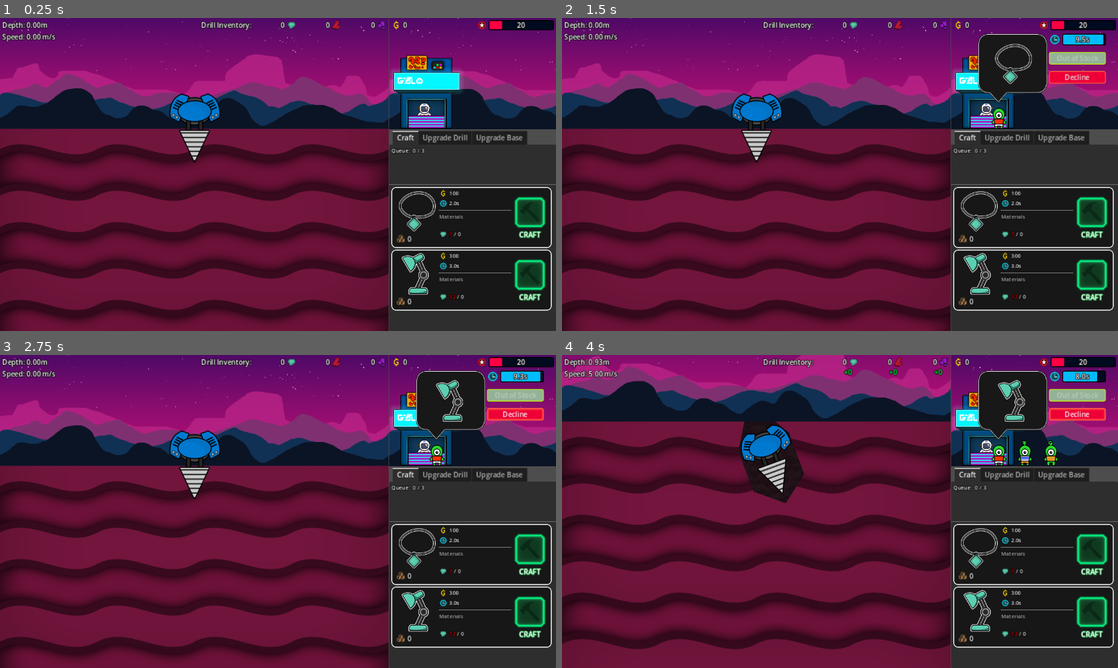
Above: before the commit, frames 1-4 (two rows, left to right).
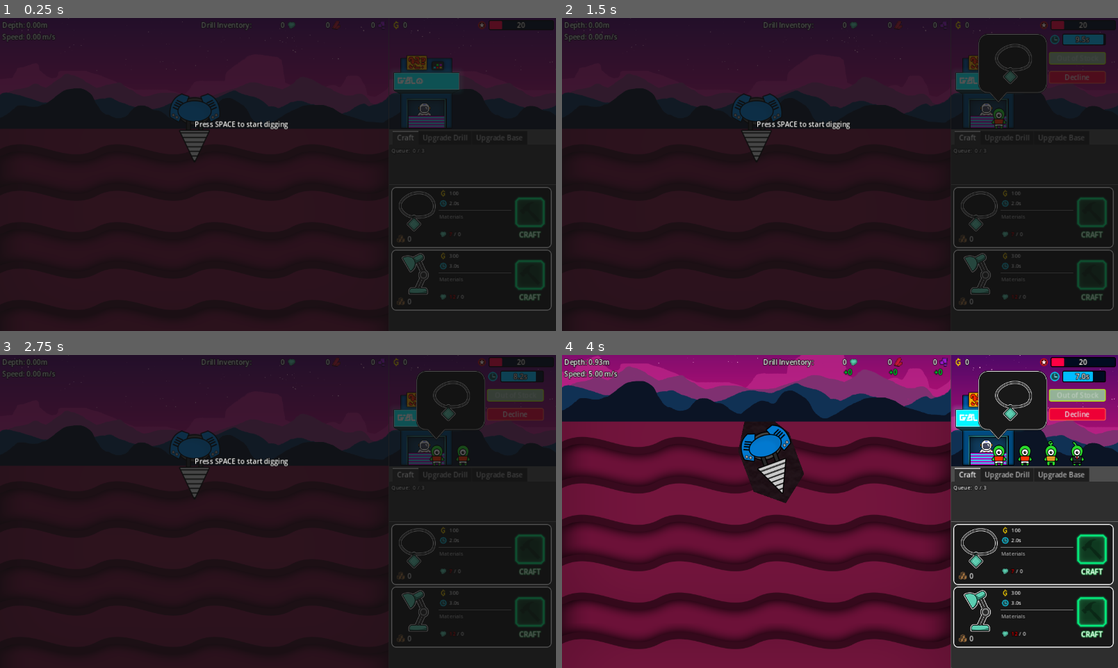
Above: after the commit, the same moments.

Repository: aNotSoCleverName/mechanicore
Game: Godot game, scene res://Main.tscn
Two runs of this game, one before a commit and one after it. Both use one fixed random seed, a clock stepped at 60 frames per second and the inputs below.
Inputs:
- Up to frame 1 (0.25 s): no input
- Up to frame 2 (1.5 s): click "Continue" at 0.5 s; click "Continue" at 1.25 s
- Up to frame 3 (2.75 s): click "Decline" at 2 s
- Up to frame 4 (4 s): tap Enter (ui_accept) at 2.75, 3.77, 3.8 s; hold Right (ui_right) 2.78-3.53 s; hold Enter (ui_accept) 2.78-3.53 s; hold Down (ui_down) from 3.53 s (still down); tap R at 3.6 s

The runs differ from the first frame. In frame 1, 77% of the frame differs, in the area x 0-100%, y 0-100%; in frame 2, 75%; in frame 3, 75%; in frame 4, 0.7%.

Commit message:
Added tutorial to start digging

Diff:
--- /dev/null
+++ b/Global Script/Signal Bus - Tutorial.gd
@@ -0,0 +1,13 @@
+extends Node
+
+var hasStartedDigging: bool;
+var hasChangedDirection: bool;
+var hasDocked: bool;
+var hasCrafted: bool;
+var hasMadeOrder: bool;
+var isShowReputation: bool;
+
+@warning_ignore("unused_signal")
+signal show_tutorial(inPos: Vector2, inSize: Vector2, inText: String, inDelaySec: float);
+@warning_ignore("unused_signal")
+signal hide_tutorial();
--- /dev/null
+++ b/Global Script/Utility Node.gd
@@ -0,0 +1,11 @@
+extends Node
+
+#func GetNodeScreenPos(inNode: CanvasItem) -> Vector2:
+	#var subviewport: SubViewport = inNode.get_viewport();
+	#subviewport.global_canvas_transform
+
+func IsNodeFullyVisibleOnScreen(inNode: CanvasItem):
+	return (
+		#inNode.global_position;
+		inNode.get_global_transform_with_canvas()
+	)
--- a/Main.gd
+++ b/Main.gd
@@ -1,4 +1,6 @@
 extends Control
+
+@onready var _drill: Drill = self.find_child("Drill", true);
 
 func _on_tree_entered():
 	SignalBus_Base.game_over.connect(
@@ -6,3 +8,23 @@
 			var gameOver: Control = preload("res://Game Over.tscn").instantiate();
 			self.add_child(gameOver);
 	)
+
+func _ready():
+	SignalBus_Tutorial.show_tutorial.emit(
+		self._drill.position,
+		Vector2.ZERO,
+		"Press SPACE to start digging",
+		0.1
+	);
+
+func _input(event: InputEvent):
+	if !(event is InputEventKey):
+		return;
+
+	if !(SignalBus_Tutorial.hasStartedDigging):
+		if !(event.is_action_released("ui_accept")):
+			return;
+
+		SignalBus_Tutorial.hasStartedDigging = true;
+		SignalBus_Tutorial.hide_tutorial.emit();
+		return;
--- a/Main.tscn
+++ b/Main.tscn
@@ -1,10 +1,12 @@
-[gd_scene load_steps=8 format=3 uid="uid://kf4x8f2aj1c7"]
+[gd_scene load_steps=12 format=3 uid="uid://kf4x8f2aj1c7"]
 
 [ext_resource type="Script" path="res://Main.gd" id="1_r3yx1"]
 [ext_resource type="PackedScene" uid="uid://dij236dtc6ebs" path="res://Game.tscn" id="2_dtcds"]
 [ext_resource type="Script" path="res://Pause Screen.gd" id="2_emyiw"]
 [ext_resource type="StyleBox" uid="uid://kom6gkjk8s2e" path="res://Global Style/Button Style - Blue.tres" id="3_l7pgt"]
 [ext_resource type="LabelSettings" uid="uid://ij0ls7r7u6aq" path="res://Global Style/Label Style - Outline Size16.tres" id="3_s1mpv"]
+[ext_resource type="Shader" path="res://Tutorial Screen.gdshader" id="6_m1cvv"]
+[ext_resource type="Script" path="res://Tutorial Screen.gd" id="7_3w5jr"]
 
 [sub_resource type="StyleBoxFlat" id="StyleBoxFlat_a8tan"]
 bg_color = Color(0, 0, 0, 0.898039)
@@ -13,6 +15,14 @@
 font_size = 106
 outline_size = 35
 outline_color = Color(0, 0, 0, 1)
+
+[sub_resource type="ShaderMaterial" id="ShaderMaterial_qy17a"]
+shader = ExtResource("6_m1cvv")
+shader_parameter/spotlightedRectPos = Vector2(0, 0)
+shader_parameter/spotlightedRectSize = Vector2(50, 50)
+
+[sub_resource type="StyleBoxFlat" id="StyleBoxFlat_nkyrp"]
+bg_color = Color(0.0705882, 0.0705882, 0.0705882, 0.72549)
 
 [node name="Main" type="Control"]
 layout_mode = 3
@@ -74,5 +84,26 @@
 grow_horizontal = 1
 grow_vertical = 1
 
+[node name="Tutorial Screen" type="Panel" parent="."]
+process_mode = 3
+material = SubResource("ShaderMaterial_qy17a")
+layout_mode = 0
+offset_right = 1280.0
+offset_bottom = 720.0
+theme_override_styles/panel = SubResource("StyleBoxFlat_nkyrp")
+script = ExtResource("7_3w5jr")
+
+[node name="Text" type="RichTextLabel" parent="Tutorial Screen"]
+layout_mode = 2
+offset_right = 470.0
+offset_bottom = 23.0
+theme_override_colors/selection_color = Color(0, 0, 0, 1)
+theme_override_constants/outline_size = 5
+bbcode_enabled = true
+text = "test"
+fit_content = true
+
+[node name="Delay Timer" type="Timer" parent="Tutorial Screen"]
+
 [connection signal="tree_entered" from="." to="." method="_on_tree_entered"]
 [connection signal="pressed" from="Pause Screen/VBoxContainer/Continue Button" to="Pause Screen" method="_on_continue_button_pressed"]
--- a/Pause Screen.gd
+++ b/Pause Screen.gd
@@ -1,6 +1,7 @@
 extends PanelContainer
 
 var _isGameOver: bool = false;
+var _isShowingTutorial: bool = false;
 var _isPaused: bool = false;
 
 func _TogglePause():
@@ -20,6 +21,15 @@
 			self._isGameOver = true;
 	)
 
+	SignalBus_Tutorial.show_tutorial.connect(
+		func (_inPos: Vector2, _inSize: Vector2, _inText: String, _inDelaySec: float):
+			self._isShowingTutorial = true;
+	)
+	SignalBus_Tutorial.hide_tutorial.connect(
+		func ():
+			self._isShowingTutorial = false;
+	)
+
 func _input(event: InputEvent):
 	if !(event is InputEventKey):
 		return;
@@ -27,7 +37,7 @@
 	if (event.is_pressed()):
 		return;
 
-	if (self._isGameOver):
+	if (self._isGameOver || self._isShowingTutorial):
 		return;
 
 	var key: Key = (event as InputEventKey).keycode;
--- /dev/null
+++ b/Tutorial Screen.gd
@@ -0,0 +1,115 @@
+extends Panel
+class_name Tutorial
+
+const SPOTLIGHT_POS_KEY: String = "spotlightedRectPos";
+const SPOTLIGHT_SIZE_KEY: String = "spotlightedRectSize";
+
+@onready var _textNode: RichTextLabel = $Text;
+@onready var _delayTimer: Timer = $"Delay Timer";
+
+var _spotLightRect: Rect2;
+
+func _ready():
+	var shaderMaterial: ShaderMaterial = self.material;
+
+	SignalBus_Tutorial.show_tutorial.connect(
+		func (inPos: Vector2, inSize: Vector2, inText: String, inDelaySec):
+			self._spotLightRect = Rect2(inPos, inSize);
+			self._textNode.text = inText;
+
+			self._delayTimer.wait_time = inDelaySec;
+			self._delayTimer.start();
+	)
+
+	self._delayTimer.timeout.connect(
+		func ():
+			self._delayTimer.stop();
+
+			self.visible = true;
+			#self.get_tree().paused = true;
+
+			shaderMaterial.set_shader_parameter(SPOTLIGHT_POS_KEY, self._spotLightRect.position);
+			shaderMaterial.set_shader_parameter(SPOTLIGHT_SIZE_KEY, self._spotLightRect.size);
+
+			self._DetermineBestPositionForText(self._spotLightRect);
+	)
+
+	SignalBus_Tutorial.hide_tutorial.connect(
+		func ():
+			self.visible = false;
+			#self.get_tree().paused = false;
+	)
+
+#region Determine best position for text node
+enum ETextPosRelativeToSpotlight { up, right, down, left }
+func _DetermineBestPositionForText(inSpotlight: Rect2):
+	# Key = enum, value = area
+	var positionAndArea: Dictionary = { }
+
+	# Check visible size in all positions
+	for positionRelativeToSpotlight: ETextPosRelativeToSpotlight in ETextPosRelativeToSpotlight.values():
+		self._SetTextPositionRelativeToSpotlight(positionRelativeToSpotlight, inSpotlight);
+		positionAndArea[positionRelativeToSpotlight] = self._GetTextNodeVisibleArea();
+
+	# Find best position (biggest visible size)
+	var bestPos: ETextPosRelativeToSpotlight = ETextPosRelativeToSpotlight.up;
+	var biggestArea: float = positionAndArea[bestPos];
+	for positionRelativeToSpotlight: ETextPosRelativeToSpotlight in positionAndArea.keys():
+		var area: float = positionAndArea[positionRelativeToSpotlight];
+		if (area > biggestArea):
+			bestPos = positionRelativeToSpotlight;
+		else:
+			biggestArea = area;
+
+	self._SetTextPositionRelativeToSpotlight(bestPos, inSpotlight);
+
+func _SetTextPositionRelativeToSpotlight(inPos: ETextPosRelativeToSpotlight, inSpotlight: Rect2) -> void:
+	match inPos:
+		ETextPosRelativeToSpotlight.up:
+			self._textNode.position = Vector2(
+				inSpotlight.position.x,
+				inSpotlight.position.y - self._textNode.size.y
+			);
+		ETextPosRelativeToSpotlight.right:
+			self._textNode.position = Vector2(
+				inSpotlight.position.x + inSpotlight.size.x,
+				inSpotlight.position.y
+			);
+		ETextPosRelativeToSpotlight.down:
+			self._textNode.position = Vector2(
+				inSpotlight.position.x,
+				inSpotlight.position.y + inSpotlight.size.y
+			);
+		ETextPosRelativeToSpotlight.left:
+			self._textNode.position = Vector2(
+				inSpotlight.position.x - self._textNode.size.x,
+				inSpotlight.position.y
+			);
+		_:
+			assert(
+				false,
+				"Position unhandled",
+			);
+
+func _GetTextNodeVisibleArea() -> float:
+	var visibleSize: Vector2 = self._textNode.get_rect().size;
+
+	# If left or top is outside of screen
+	if (self._textNode.position.x < 0):
+		visibleSize.x += self._textNode.position.x;
+	if (self._textNode.position.y < 0):
+		visibleSize.y += self._textNode.position.y;
+
+	# If right or bottom is outside of screen
+	var textNodeBottomRight: Vector2 = Vector2(
+		self._textNode.position.x + self._textNode.size.x,
+		self._textNode.position.y + self._textNode.size.y,
+	);
+	var viewportSize: Vector2 = self._textNode.get_viewport_rect().size;
+	if (textNodeBottomRight.x > viewportSize.x):
+		visibleSize.x -= textNodeBottomRight.x - viewportSize.x;
+	if (textNodeBottomRight.y > viewportSize.y):
+		visibleSize.y -= textNodeBottomRight.y - viewportSize.y;
+
+	return visibleSize.x * visibleSize.y;
+#endregion
--- /dev/null
+++ b/Tutorial Screen.gdshader
@@ -0,0 +1,16 @@
+shader_type canvas_item;
+
+uniform vec2 spotlightedRectPos;
+uniform vec2 spotlightedRectSize;
+
+void fragment()
+{
+	vec2 uv = UV / SCREEN_PIXEL_SIZE;
+	if (
+		((uv.x > spotlightedRectPos.x) && (uv.x < spotlightedRectPos.x + spotlightedRectSize.x)) &&
+		((uv.y > spotlightedRectPos.y) && (uv.y < spotlightedRectPos.y + spotlightedRectSize.y))
+	)
+	{
+		discard;
+	}
+}
--- a/project.godot
+++ b/project.godot
@@ -21,6 +21,8 @@
 GlobalProperty_EndlessRun="*res://Global Script/Global Property - Endless Run.gd"
 SignalBus_Base="*res://Global Script/Signal Bus - Base.gd"
 UtilityInit="*res://Global Script/Utility Init.gd"
+SignalBus_Tutorial="*res://Global Script/Signal Bus - Tutorial.gd"
+UtilityNode="*res://Global Script/Utility Node.gd"
 
 [display]
 
